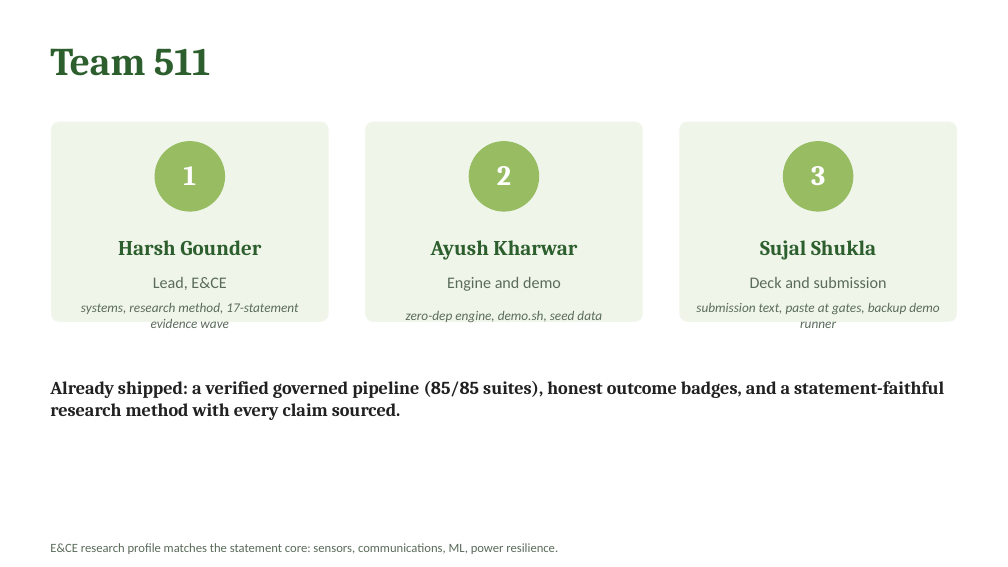
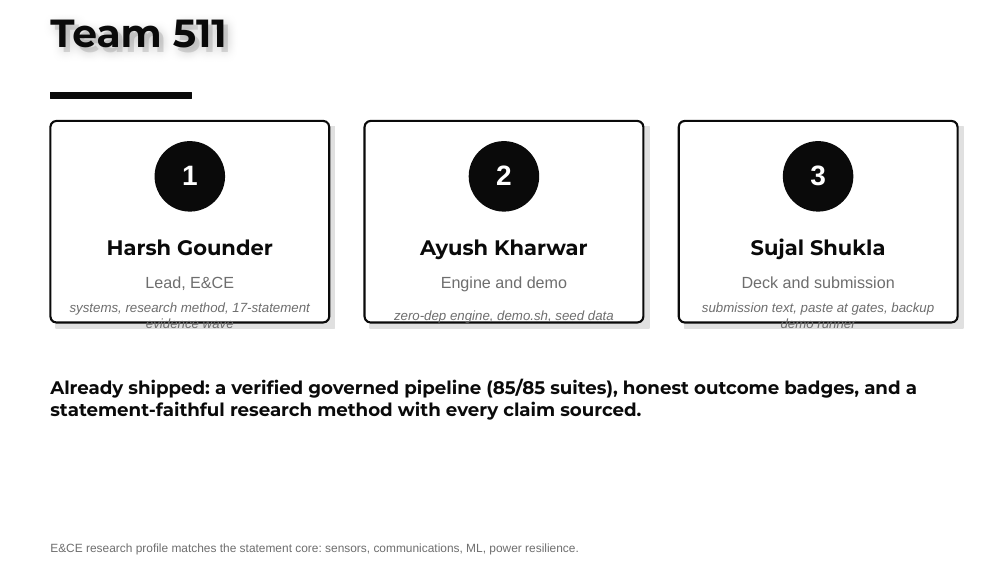
Before and after one commit to harshgounder/craft-n-code, a slide deck: slide 10 of scaffold/deck/KrishiSetu-Round0-20260816.pptx. Drawn at 1008x567 pixels with LibreOffice and Linux fonts; fonts in the diff are those of the drawing. Boxes give left, top, right and bottom in pixels: in the first picture for what was removed or moved away, otherwise in the second. Text is boxed around its words. In the diff, an @@ line names an element or a change of style, - is before the commit and + after.

Commit message:
window-d: T1 deck restyle (black/white/bold/3D, content-identical, 11 slides verified), T2 fresh-eyes audit (16 PASS/10 FLAG, PMFBY resolved by 2fd5c56), T3 submission kit (judge README, zip recipe, 17:20 checklist), EVIDENCE-INDEX em dash + THE-PLAN harness fixed in research-inputs copies

```diff
--- a/scaffold/deck/KrishiSetu-Round0-20260816.pptx
+++ b/scaffold/deck/KrishiSetu-Round0-20260816.pptx
@@ text added at bbox=[50, 14, 231, 62], 28 pt, text #0A0A0A, bold @@
+Team 511
@@ text "Team 511" at bbox=[55, 9, 227, 57]: font Cambria to Montserrat, text colour #2C5F2D to #E0E0E0 @@
@@ rectangle added at bbox=[50, 93, 192, 99], fill #0A0A0A, outline #0A0A0A 1 pt @@
@@ rectangle added at bbox=[56, 126, 336, 328], fill #E0E0E0, outline #E0E0E0 1 pt @@
@@ rectangle added at bbox=[370, 126, 649, 328], fill #E0E0E0, outline #E0E0E0 1 pt @@
@@ fill #F0F5EA to #FFFFFF; outline #FFFFFF 1 pt to #0A0A0A 1.5 pt; proportions changed in 3 elements at bbox=[50, 121, 330, 323], bbox=[365, 121, 644, 323], bbox=[678, 121, 958, 323] @@
@@ rectangle added at bbox=[684, 126, 964, 328], fill #E0E0E0, outline #E0E0E0 1 pt @@
@@ font Cambria to Arial in 3 elements at bbox=[182, 165, 198, 185], bbox=[496, 165, 512, 185], bbox=[810, 165, 826, 186] @@
@@ fill #97BC62 to #0A0A0A in 3 elements at bbox=[154, 141, 225, 212], bbox=[469, 141, 539, 212], bbox=[783, 141, 854, 212] @@
@@ font Cambria to Montserrat, text colour #2C5F2D to #0A0A0A in 3 elements at bbox=[107, 239, 273, 256], bbox=[420, 239, 588, 260], bbox=[751, 238, 885, 260] @@
@@ font Calibri to Arial, text colour #5A6B5A to #6E6E6E in 6 elements at bbox=[145, 276, 234, 290], bbox=[70, 302, 309, 328], bbox=[441, 276, 567, 292], bbox=[394, 310, 614, 323], bbox=[742, 276, 895, 288], bbox=[702, 302, 934, 328] @@
@@ text "Already shipped: a verified governed ..." at bbox=[50, 378, 917, 420]: font Cambria to Montserrat, text colour #212121 to #0A0A0A @@
@@ text "E&CE research profile matches the ..." at bbox=[50, 543, 579, 554]: size 9 to 8.5 pt, font Calibri to Arial, text colour #5A6B5A to #6E6E6E @@
```
Also in this commit, not shown: 10 other slides changed, 8 other files.
